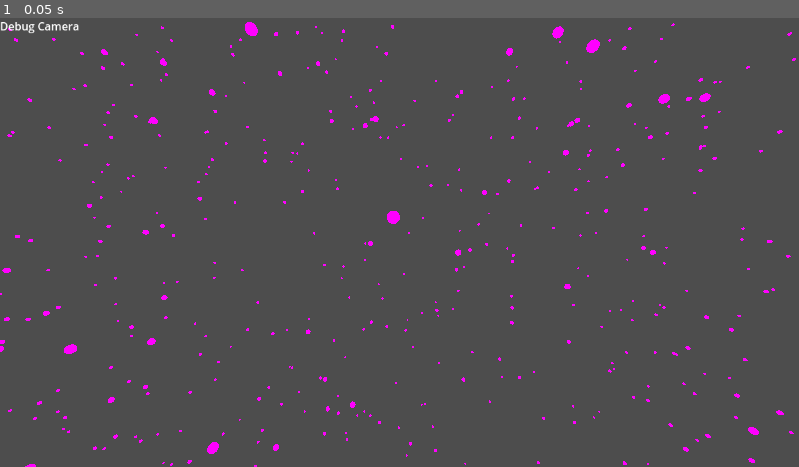
Above: before the commit, frame 1.
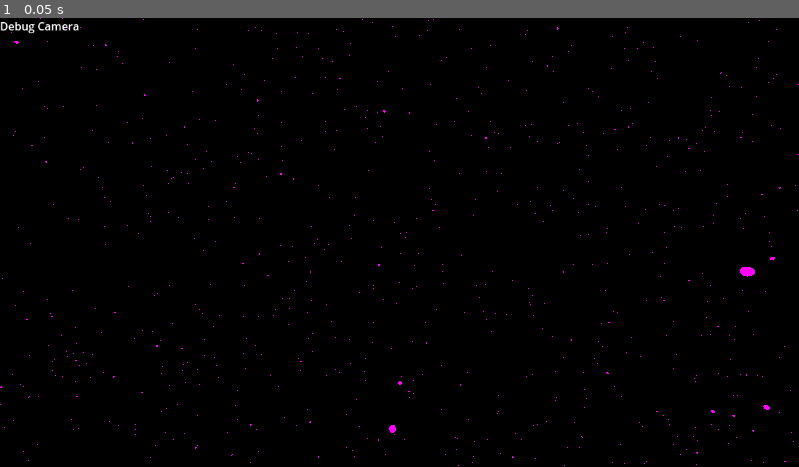
Above: after the commit, the same moment.

Repository: jeh8035/IGME531-Project-4
Game: Godot game, scene res://main.tscn
Two runs of this game, one before a commit and one after it. Both use one fixed random seed, a clock stepped at 60 frames per second and the inputs below.
Inputs:
- Up to frame 1 (0.05 s): no input

The runs differ from the first frame. In frame 1, 100% of the frame differs, in the area x 0-100%, y 0-100%.

Commit message:
Working chunk system

Diff:
--- a/Orbs/orb.tscn
+++ b/Orbs/orb.tscn
@@ -8,10 +8,12 @@
 shader = ExtResource("1_a3bkd")
 
 [sub_resource type="SphereMesh" id="SphereMesh_crwj2"]
+radial_segments = 8
+rings = 4
 
 [node name="Orb" type="MultiMeshInstance3D"]
 material_override = SubResource("ShaderMaterial_n7n60")
 script = ExtResource("1_crwj2")
 mesh = SubResource("SphereMesh_crwj2")
 bounds = 100.0
-count = 100
+count = 500
--- a/main.tscn
+++ b/main.tscn
@@ -1,13 +1,21 @@
-[gd_scene load_steps=3 format=3 uid="uid://cuvpclfcxr31r"]
+[gd_scene load_steps=4 format=3 uid="uid://cuvpclfcxr31r"]
 
 [ext_resource type="Script" uid="uid://2f3xvg1bt20h" path="res://spawner.gd" id="1_h2yge"]
 [ext_resource type="Script" uid="uid://dy1dnxh8hs5aq" path="res://addons/freecam_3D/freecam.gd" id="1_ig7tw"]
 
+[sub_resource type="Environment" id="Environment_0xm2m"]
+background_mode = 1
+ambient_light_energy = 0.0
+
 [node name="Node3D" type="Node3D"]
 script = ExtResource("1_h2yge")
-chunk_size = 100.0
+chunk_size = 500.0
 chunks_around = 1
+chunks_remove_distance = 2
 
 [node name="Freecam3D" type="Camera3D" parent="."]
 script = ExtResource("1_ig7tw")
 metadata/_custom_type_script = "uid://dy1dnxh8hs5aq"
+
+[node name="WorldEnvironment" type="WorldEnvironment" parent="."]
+environment = SubResource("Environment_0xm2m")
--- a/spawner.gd
+++ b/spawner.gd
@@ -4,10 +4,12 @@
 
 @export var chunk_size : float
 @export var chunks_around : int
+@export var chunks_remove_distance : int
 
 var chunks : Dictionary[Vector3i, Node3D]
 
 var player_ref : Node3D
+var player_pos : Vector3
 
 func encode_coordinate(coordinate : Vector3) -> Vector3i:
 	return Vector3i(
@@ -26,26 +28,71 @@
 
 func _ready() -> void:
 	player_ref = $Freecam3D
+	player_pos = player_ref.global_position
 
-	var chunk_coord : Vector3i = encode_coordinate(player_ref.position)
-
-	var asset : Node3D = chunk_asset.instantiate()
-	asset.bounds = chunk_size
-	asset.translate(decode_coordinate(chunk_coord))
-	add_child(asset)
-	chunks[chunk_coord] = asset
+func _remove_chunk(chunk_coord: Vector3i) -> void:
+	if chunks.has(chunk_coord):
+		chunks[chunk_coord].queue_free()
+		chunks.erase(chunk_coord)
 
 
-# Called every frame. 'delta' is the elapsed time since the previous frame.
-func _process(_delta: float) -> void:
+func _add_chunk(chunk_coord: Vector3i) -> void:
+	if !chunks.has(chunk_coord):
+		var asset : Node3D = chunk_asset.instantiate()
+		asset.bounds = chunk_size
+		asset.translate(decode_coordinate(chunk_coord))
+		add_child(asset)
+		chunks[chunk_coord] = asset
+
+func _remove_old_chunks() -> void:
+	for x in [-chunks_remove_distance, chunks_remove_distance]:
+		for y in range(-chunks_remove_distance, chunks_remove_distance + 1):
+			for z in range(-chunks_remove_distance, chunks_remove_distance + 1):
+				var chunk_coord : Vector3i = encode_coordinate(player_pos) + Vector3i(x,y,z)
+				if chunks.has(chunk_coord):
+					call_deferred("_remove_chunk", chunk_coord)
+	for x in range(-chunks_remove_distance, chunks_remove_distance + 1):
+		for y in [-chunks_remove_distance, chunks_remove_distance]:
+			for z in range(-chunks_remove_distance, chunks_remove_distance + 1):
+				var chunk_coord : Vector3i = encode_coordinate(player_pos) + Vector3i(x,y,z)
+				if chunks.has(chunk_coord):
+					call_deferred("_remove_chunk", chunk_coord)
+	for x in range(-chunks_remove_distance, chunks_remove_distance + 1):
+		for y in range(-chunks_remove_distance, chunks_remove_distance + 1):
+			for z in [-chunks_remove_distance, chunks_remove_distance]:
+				var chunk_coord : Vector3i = encode_coordinate(player_pos) + Vector3i(x,y,z)
+				if chunks.has(chunk_coord):
+					call_deferred("_remove_chunk", chunk_coord)
+
+func _add_chunks() -> void:
 	for x in range(-chunks_around, chunks_around + 1):
 		for y in range(-chunks_around, chunks_around + 1):
 			for z in range(-chunks_around, chunks_around + 1):
-				var chunk_coord := encode_coordinate(player_ref.global_position) + Vector3i(x,y,z)
+				var chunk_coord := encode_coordinate(player_pos) + Vector3i(x,y,z)
+				if !chunks.has(chunk_coord):
+					call_deferred("_add_chunk", chunk_coord)
 
-				if !chunks.has(chunk_coord):
-						var asset : Node3D = chunk_asset.instantiate()
-						asset.bounds = chunk_size
-						asset.translate(decode_coordinate(chunk_coord))
-						add_child(asset)
-						chunks[chunk_coord] = asset
+
+var tick_count : int = 0
+var frame_interval_destroy : int = 20
+var frame_interval_create : int = 19
+
+var thread_destroy : Thread
+var thread_create : Thread
+
+func _physics_process(_delta: float) -> void:
+	player_pos = player_ref.global_position
+
+	if tick_count % frame_interval_destroy == 0:
+		if thread_destroy:
+			thread_destroy.wait_to_finish()
+		thread_destroy = Thread.new()
+		thread_destroy.start(_remove_old_chunks)
+
+	if tick_count % frame_interval_create == 0:
+		if thread_create:
+			thread_create.wait_to_finish()
+		thread_create = Thread.new()
+		thread_create.start(_add_chunks)
+
+	tick_count += 1
